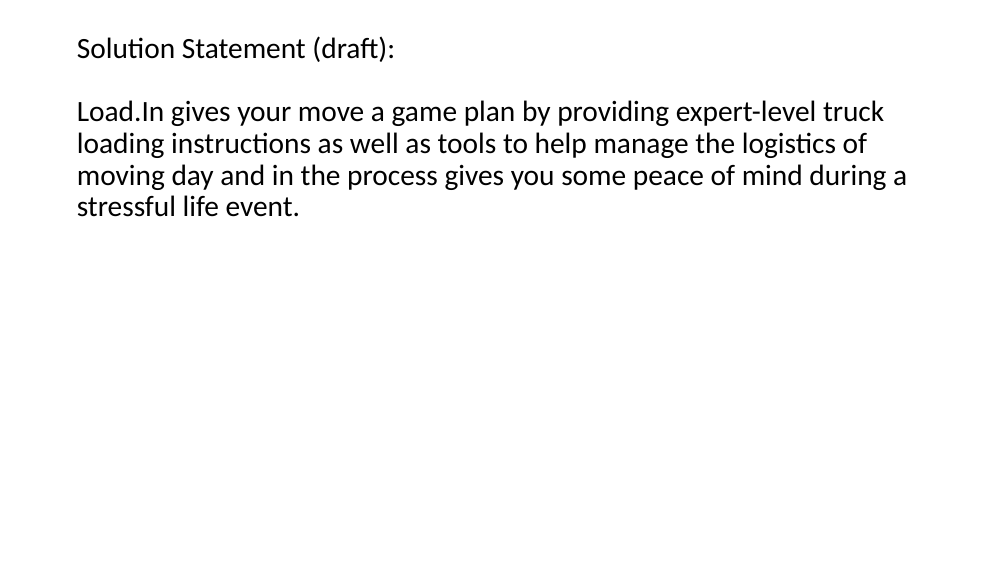
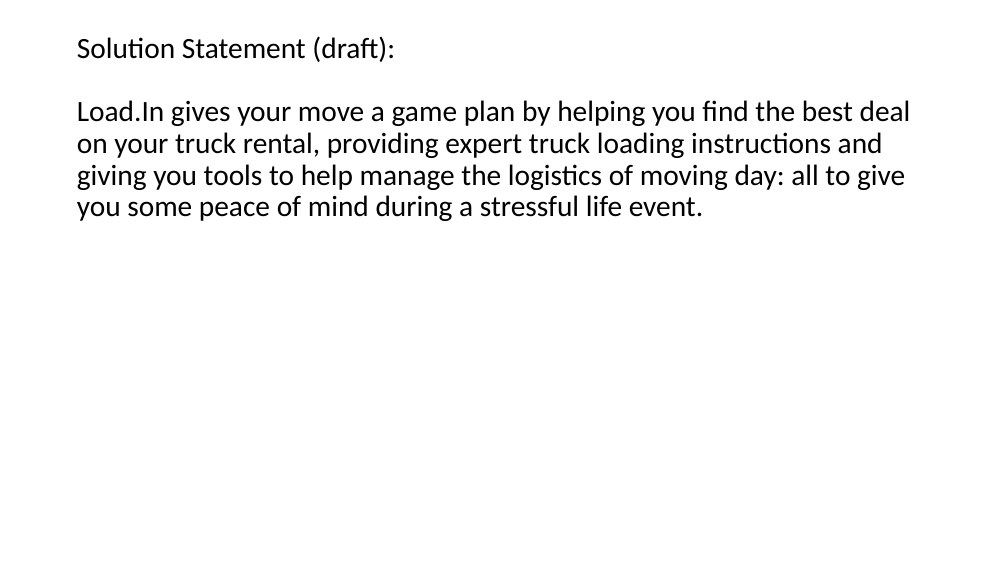
Before and after one commit to LP-76/load.in, a slide deck: slide 2 of Documents/load_in_solution_charactaristics_map_statement.pptx. Drawn at 1008x567 pixels with LibreOffice and Linux fonts; fonts in the diff are those of the drawing. Boxes give left, top, right and bottom in pixels: in the first picture for what was removed or moved away, otherwise in the second. Text is boxed around its words. In the diff, an @@ line names an element or a change of style, - is before the commit and + after.

Commit message:
Updated solution charactaristics

```diff
--- a/Documents/load_in_solution_charactaristics_map_statement.pptx
+++ b/Documents/load_in_solution_charactaristics_map_statement.pptx
@@ text at <box>77,36,911,221</box>: text changed @@
-Solution Statement (draft):
-Load.In gives your move a game plan by providing expert-level truck loading instructions as well as tools to help manage the logistics of moving day and in the process gives you some peace of mind during a stressful life event.
+Solution Statement (draft):
+Load.In gives your move a game plan by helping you find the best deal on your truck rental, providing expert truck loading instructions and giving you tools to help manage the logistics of moving day: all to give you some peace of mind during a stressful life event.
```
Also in this commit, not shown: 1 slide added, 1 slide removed.
